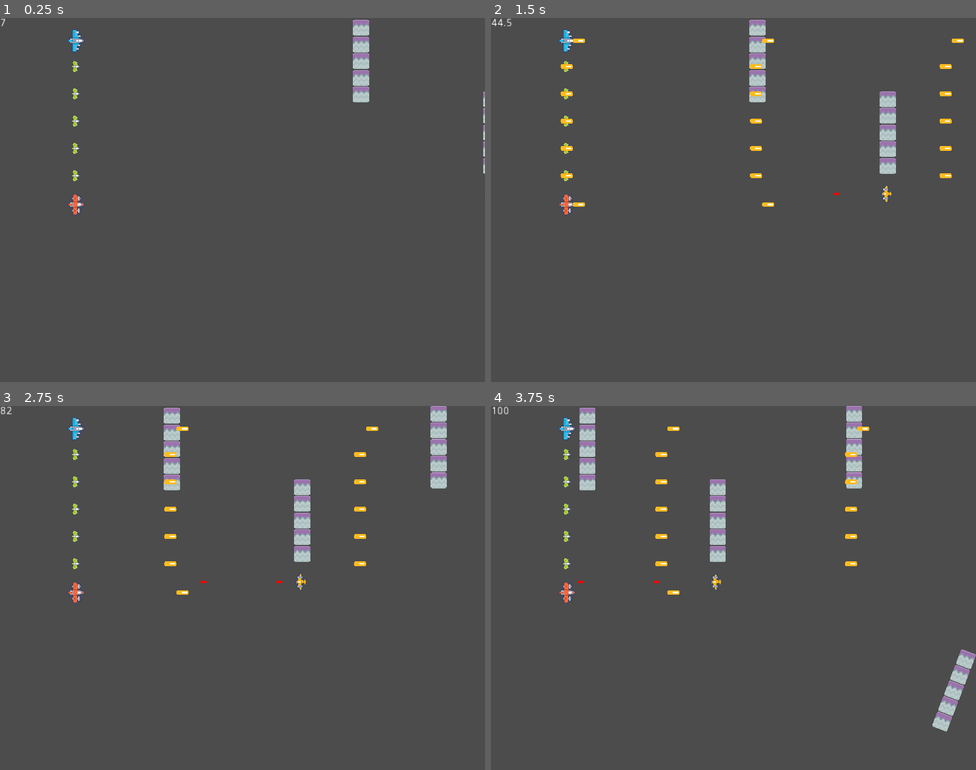
Above: before the commit, frames 1-4 (two rows, left to right).
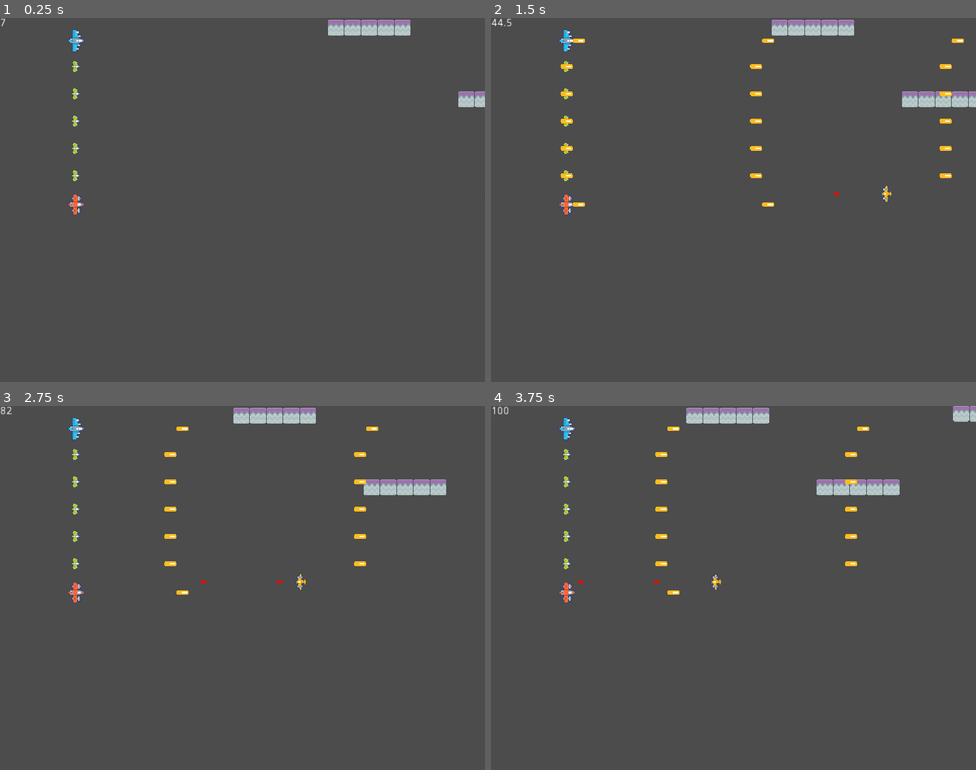
Above: after the commit, the same moments.

Repository: Extor3D/DestinysClan
Game: Godot game, scene res://TestScene.tscn
Two runs of this game, one before a commit and one after it. Both use one fixed random seed, a clock stepped at 60 frames per second and the inputs below.
Inputs:
- Up to frame 1 (0.25 s): no input
- Up to frame 2 (1.5 s): hold Space (activate_formation) 0.53-1.28 s; tap Space (activate_formation) at 1.35 s
- Up to frame 3 (2.75 s): hold Space (activate_formation) from 2.03 s (still down)
- Up to frame 4 (3.75 s): release Space (activate_formation) at 2.78 s; tap Space (activate_formation) at 2.85 s; hold Space (activate_formation) from 3.53 s (still down)

The runs differ from the first frame. In frame 1, 1.5% of the frame differs, in the area x 67-100%, y 0-43%; in frame 2, 2.7%; in frame 3, 3.4%; in frame 4, 4.3%, in the area x 18-100%, y 0-90%.

Commit message:
Mas codigo para armar niveles, ahora meti uno para que generara una cueva

Diff:
--- a/SpaceshipHarem/Scenery/Column.tscn
+++ b/SpaceshipHarem/Scenery/Column.tscn
@@ -5,16 +5,16 @@
 [node name="Column" type="Node2D"]
 
 [node name="Obstacle" parent="." instance=ExtResource( 1 )]
+position = Vector2( -44, 0 )
+
+[node name="Obstacle2" parent="." instance=ExtResource( 1 )]
+position = Vector2( -22, 0 )
+
+[node name="Obstacle3" parent="." instance=ExtResource( 1 )]
 position = Vector2( 0, 0 )
 
-[node name="Obstacle2" parent="." instance=ExtResource( 1 )]
-position = Vector2( 0, 22 )
-
-[node name="Obstacle3" parent="." instance=ExtResource( 1 )]
-position = Vector2( 0, 44 )
-
 [node name="Obstacle4" parent="." instance=ExtResource( 1 )]
-position = Vector2( 0, 66 )
+position = Vector2( 22, 0 )
 
 [node name="Obstacle5" parent="." instance=ExtResource( 1 )]
-position = Vector2( 0, 88 )
+position = Vector2( 44, 0 )
--- a/SpaceshipHarem/Scenery/Scripts/Obstacle.gd
+++ b/SpaceshipHarem/Scenery/Scripts/Obstacle.gd
@@ -1,6 +1,6 @@
 extends RigidBody2D
 
-var speed = -100
+var speed = -50
 
 func _process(delta):
 	set_axis_velocity(Vector2(speed,0))
--- a/SpaceshipHarem/TestScene.gd
+++ b/SpaceshipHarem/TestScene.gd
@@ -2,10 +2,12 @@
 
 var enemy_scene = preload("res://Enemies/Enemy.tscn")
 var obstacle_scene = preload("res://Scenery/Column.tscn")
+var tunnel_size = 200
+var current_tunnel_y = 240
+var rng = RandomNumberGenerator.new()
 
-# Called when the node enters the scene tree for the first time.
 func _ready():
-	pass # Replace with function body.
+	rng.randomize()
 
 func _process(delta):
 	if has_node("Player"):
@@ -15,15 +17,27 @@
 			if c.global_position.x < -50:
 				c.queue_free()
 
-
 func _on_EnemyTimer_timeout():
 	var enemy = enemy_scene.instance()
 	enemy.global_position = Vector2(640, 10 + randi()%460)
 	$CleanWhenOut.add_child(enemy)
 
+func _on_ObstacleTimer_timeout():
+	spawn_tunnel()
 
-func _on_ObstacleTimer_timeout():
+func spawn_tunnel():
+	var rot = 0
+	var rand = rng.randi_range(-100, 100)
+	var next_y = clamp(current_tunnel_y + rand, 100, 380)
+	rot = Vector2(0, current_tunnel_y).angle_to_point(Vector2(110, next_y))
+	current_tunnel_y -= (current_tunnel_y-next_y)/2
+	spawn_wall(Vector2(800, current_tunnel_y - tunnel_size/2), rot)
+	spawn_wall(Vector2(800, current_tunnel_y + tunnel_size/2), rot+PI)
+	current_tunnel_y = next_y
+	tunnel_size = clamp(tunnel_size + rng.randi_range(-50, 50), 150, 500)
+
+func spawn_wall(position, rotation):
 	var obs = obstacle_scene.instance()
-	obs.global_position = Vector2(700, 10 + randi()%380)
-	obs.global_rotation_degrees = -45 + randi() % 90
+	obs.global_position = position
+	obs.global_rotation = rotation
 	$CleanWhenOut.add_child(obs)
--- a/SpaceshipHarem/TestScene.tscn
+++ b/SpaceshipHarem/TestScene.tscn
@@ -11,7 +11,7 @@
 [sub_resource type="RectangleShape2D" id=2]
 extents = Vector2( 41.5, 265 )
 
-[node name="Node2D" type="Node2D"]
+[node name="Level" type="Node2D"]
 script = ExtResource( 3 )
 
 [node name="CleanWhenOut" type="Node2D" parent="."]
@@ -42,7 +42,7 @@
 autostart = true
 
 [node name="ObstacleTimer" type="Timer" parent="."]
-wait_time = 3.0
+wait_time = 2.2
 autostart = true
 
 [node name="StaticBody2D" type="StaticBody2D" parent="."]
